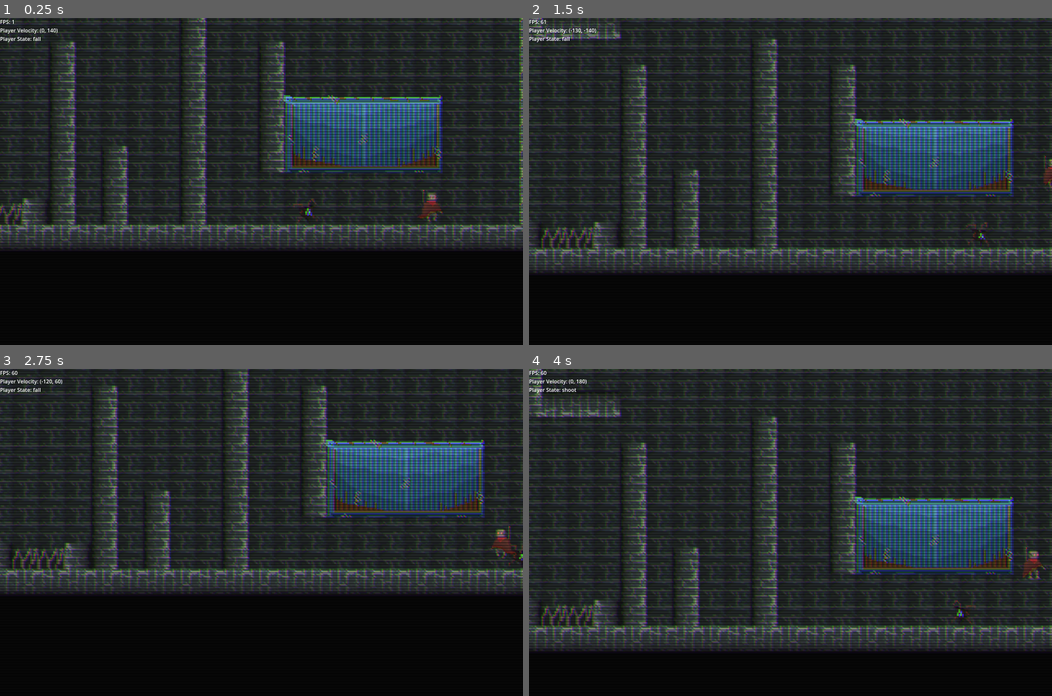
Above: before the commit, frames 1-4 (two rows, left to right).
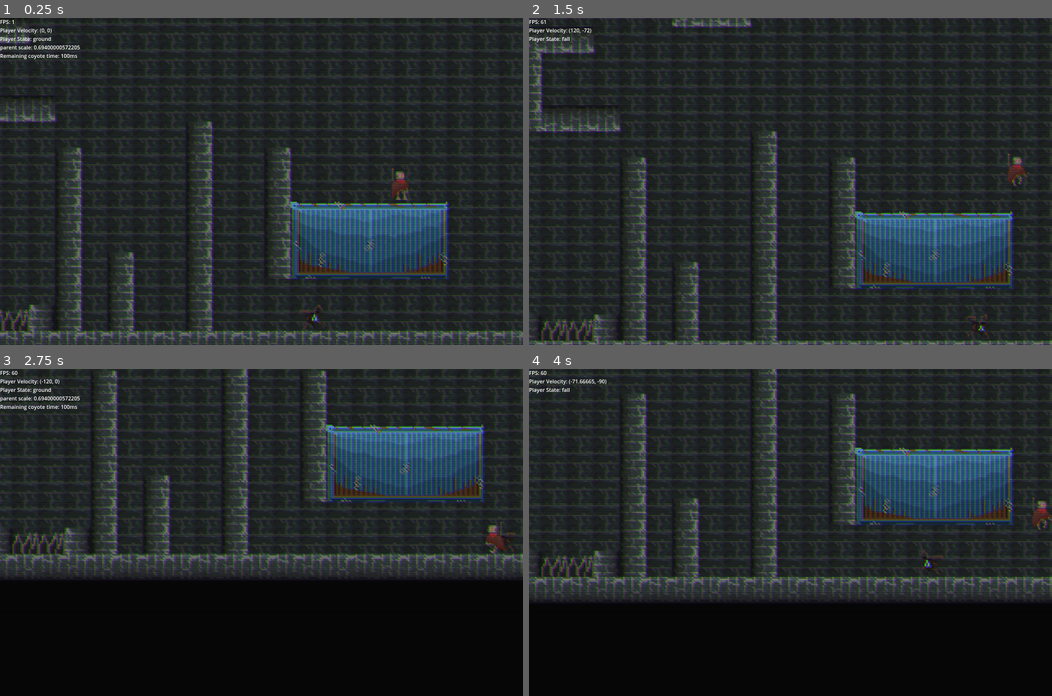
Above: after the commit, the same moments.

Repository: Rowan-Nag/Metroidvania
Game: Godot game, scene res://Main.tscn
The game is run twice, just before and just after one commit, with the same random seed, the same clock (stepped at 60 frames per second) and the same inputs.
Inputs (mouse positions are in pixels of both pictures, inside the frame that each line leads up to):
- Up to frame 1 (0.25 s): no input
- Up to frame 2 (1.5 s): move the mouse to (905, 165) at 0.52 s; hold Space (Jump) 0.53-1.28 s; hold D (Right) from 0.53 s (still down); click (905, 165) at 0.6 s; move the mouse to (685, 197) at 1.27 s; tap Space (Jump) at 1.35 s
- Up to frame 3 (2.75 s): tap Space (Jump) at 1.52, 1.82 s; click (156, 548) at 1.55 s; move the mouse to (313, 460) at 2.02 s; release D (Right) at 2.03 s; hold A (Left) from 2.03 s (still down); hold Space (Jump) from 2.03 s (still down); click (313, 460) at 2.1 s
- Up to frame 4 (4 s): move the mouse to (764, 597) at 2.77 s; release A (Left) at 2.78 s; release Space (Jump) at 2.78 s; hold D (Right) from 2.78 s (still down); tap Shift (Dash) at 2.85 s; tap Space (Jump) at 3.02, 3.32, 3.77, 3.8 s; click (764, 597) at 3.05 s; move the mouse to (947, 581) at 3.52 s; hold Right mouse button (Rocket) from 3.53 s (still down)

The runs differ from the first frame. In frame 1, 55% of the frame differs, in the area x 0-100%, y 0-100%; in frame 2, 49%; in frame 3, 27%; in frame 4, 41%.

Commit message:
added multiattack (currently missing animations)

Diff:
--- a/Main.tscn
+++ b/Main.tscn
@@ -12,7 +12,7 @@
 
 [sub_resource type="ShaderMaterial" id="ShaderMaterial_b58oq"]
 shader = ExtResource("8_8uuey")
-shader_parameter/scanline_count = 120.0
+shader_parameter/scanline_count = 190.0
 
 [sub_resource type="Animation" id="Animation_bhwx3"]
 resource_name = "fade_in"
@@ -66,7 +66,7 @@
 follow_viewport_enabled = true
 script = ExtResource("2_oe6uh")
 
-[node name="ColorRect" type="ColorRect" parent="Game"]
+[node name="Scanlines" type="ColorRect" parent="Game"]
 z_index = 5
 material = SubResource("ShaderMaterial_b58oq")
 offset_left = -977.0
@@ -111,8 +111,8 @@
 bound_by_bottom = false
 
 [node name="Player" parent="Game" instance=ExtResource("2_lx8fk")]
-position = Vector2(341, 12)
-scale = Vector2(0.693916, 0.618343)
+position = Vector2(322, -49)
+scale = Vector2(0.694, 0.618)
 drag = 500
 acceleration = 700
 moveSpeed = 120
@@ -142,8 +142,8 @@
 }
 
 [connection signal="body_exited" from="Game/Coast/Level/Foreground/Safe_Marker" to="Game/Coast/Level/Foreground/Safe_Marker" method="_on_body_exited"]
-[connection signal="body_exited" from="Game/Coast/Level/Foreground/@Area2D@122030" to="Game/Coast/Level/Foreground/@Area2D@122030" method="_on_body_exited"]
-[connection signal="body_exited" from="Game/Coast/Level/Foreground/@Area2D@122031" to="Game/Coast/Level/Foreground/@Area2D@122031" method="_on_body_exited"]
-[connection signal="body_exited" from="Game/Coast/Level/Foreground/@Area2D@122032" to="Game/Coast/Level/Foreground/@Area2D@122032" method="_on_body_exited"]
-[connection signal="body_exited" from="Game/Coast/Level/Foreground/@Area2D@122033" to="Game/Coast/Level/Foreground/@Area2D@122033" method="_on_body_exited"]
-[connection signal="body_exited" from="Game/Coast/Level/Foreground/@Area2D@122034" to="Game/Coast/Level/Foreground/@Area2D@122034" method="_on_body_exited"]
+[connection signal="body_exited" from="Game/Coast/Level/Foreground/@Area2D@166404" to="Game/Coast/Level/Foreground/@Area2D@166404" method="_on_body_exited"]
+[connection signal="body_exited" from="Game/Coast/Level/Foreground/@Area2D@166405" to="Game/Coast/Level/Foreground/@Area2D@166405" method="_on_body_exited"]
+[connection signal="body_exited" from="Game/Coast/Level/Foreground/@Area2D@166406" to="Game/Coast/Level/Foreground/@Area2D@166406" method="_on_body_exited"]
+[connection signal="body_exited" from="Game/Coast/Level/Foreground/@Area2D@166407" to="Game/Coast/Level/Foreground/@Area2D@166407" method="_on_body_exited"]
+[connection signal="body_exited" from="Game/Coast/Level/Foreground/@Area2D@166408" to="Game/Coast/Level/Foreground/@Area2D@166408" method="_on_body_exited"]
--- a/Player Scenes/attack1.tscn
+++ b/Player Scenes/attack1.tscn
@@ -50,9 +50,12 @@
 size = Vector2(28.7812, 31.6406)
 
 [node name="Attack" type="AnimatedSprite2D"]
-position = Vector2(42, 1.19209e-07)
+position = Vector2(3, 0)
 sprite_frames = SubResource("SpriteFrames_xj7qa")
 autoplay = "default"
+frame = 4
+frame_progress = 1.0
+offset = Vector2(28, 2.08165e-12)
 script = ExtResource("2_r4t7h")
 
 [node name="Area2D" type="Area2D" parent="."]
--- a/Player Scenes/player.tscn
+++ b/Player Scenes/player.tscn
@@ -728,6 +728,124 @@
 [sub_resource type="RectangleShape2D" id="RectangleShape2D_wf78i"]
 size = Vector2(14.66, 29.2474)
 
+[sub_resource type="Animation" id="Animation_j4g8i"]
+resource_name = "attack1"
+step = 0.016
+tracks/0/type = "value"
+tracks/0/imported = false
+tracks/0/enabled = true
+tracks/0/path = NodePath(".:canAttackAgain")
+tracks/0/interp = 1
+tracks/0/loop_wrap = true
+tracks/0/keys = {
+"times": PackedFloat32Array(0, 0.16, 0.528, 0.544),
+"transitions": PackedFloat32Array(1, 1, 1, 1),
+"update": 1,
+"values": [false, true, true, false]
+}
+tracks/1/type = "value"
+tracks/1/imported = false
+tracks/1/enabled = true
+tracks/1/path = NodePath(".:attackFinished")
+tracks/1/interp = 1
+tracks/1/loop_wrap = true
+tracks/1/keys = {
+"times": PackedFloat32Array(0, 0.555373),
+"transitions": PackedFloat32Array(1, 1),
+"update": 1,
+"values": [false, true]
+}
+tracks/2/type = "method"
+tracks/2/imported = false
+tracks/2/enabled = true
+tracks/2/path = NodePath(".")
+tracks/2/interp = 1
+tracks/2/loop_wrap = true
+tracks/2/keys = {
+"times": PackedFloat32Array(0),
+"transitions": PackedFloat32Array(1),
+"values": [{
+"args": ["attack"],
+"method": &"play_animation"
+}]
+}
+tracks/3/type = "method"
+tracks/3/imported = false
+tracks/3/enabled = true
+tracks/3/path = NodePath(".")
+tracks/3/interp = 1
+tracks/3/loop_wrap = true
+tracks/3/keys = {
+"times": PackedFloat32Array(0.128),
+"transitions": PackedFloat32Array(1),
+"values": [{
+"args": [],
+"method": &"attack"
+}]
+}
+
+[sub_resource type="Animation" id="Animation_s42jm"]
+resource_name = "attack2"
+step = 0.016
+tracks/0/type = "value"
+tracks/0/imported = false
+tracks/0/enabled = true
+tracks/0/path = NodePath(".:canAttackAgain")
+tracks/0/interp = 1
+tracks/0/loop_wrap = true
+tracks/0/keys = {
+"times": PackedFloat32Array(0, 0.48, 0.528, 0.544),
+"transitions": PackedFloat32Array(1, 1, 1, 1),
+"update": 1,
+"values": [false, true, true, false]
+}
+tracks/1/type = "value"
+tracks/1/imported = false
+tracks/1/enabled = true
+tracks/1/path = NodePath(".:attackFinished")
+tracks/1/interp = 1
+tracks/1/loop_wrap = true
+tracks/1/keys = {
+"times": PackedFloat32Array(0, 0.576),
+"transitions": PackedFloat32Array(1, 1),
+"update": 1,
+"values": [false, true]
+}
+tracks/2/type = "method"
+tracks/2/imported = false
+tracks/2/enabled = true
+tracks/2/path = NodePath(".")
+tracks/2/interp = 1
+tracks/2/loop_wrap = true
+tracks/2/keys = {
+"times": PackedFloat32Array(0),
+"transitions": PackedFloat32Array(1),
+"values": [{
+"args": ["jump"],
+"method": &"play_animation"
+}]
+}
+tracks/3/type = "method"
+tracks/3/imported = false
+tracks/3/enabled = true
+tracks/3/path = NodePath(".")
+tracks/3/interp = 1
+tracks/3/loop_wrap = true
+tracks/3/keys = {
+"times": PackedFloat32Array(0.192),
+"transitions": PackedFloat32Array(1),
+"values": [{
+"args": [Color(0.972549, 0.933333, 0.176471, 1)],
+"method": &"attack"
+}]
+}
+
+[sub_resource type="AnimationLibrary" id="AnimationLibrary_46o5h"]
+_data = {
+"attack1": SubResource("Animation_j4g8i"),
+"attack2": SubResource("Animation_s42jm")
+}
+
 [sub_resource type="Curve" id="Curve_w8qbk"]
 min_value = -4.0
 max_value = 4.0
@@ -810,7 +928,7 @@
 }
 
 [node name="Player" type="CharacterBody2D"]
-position = Vector2(-1, -1)
+position = Vector2(-2.38419e-07, 0)
 scale = Vector2(0.613918, 0.547057)
 collision_layer = 2
 collision_mask = 17
@@ -824,7 +942,7 @@
 jumpBufferTime = 0.032
 
 [node name="AttackCooldown" type="Timer" parent="."]
-wait_time = 0.4
+wait_time = 0.5
 one_shot = true
 autostart = true
 
@@ -834,7 +952,7 @@
 autostart = true
 
 [node name="AnimatedSprite2D" type="AnimatedSprite2D" parent="."]
-position = Vector2(6.51553, 7.31186)
+position = Vector2(1.34006, -2.27963)
 sprite_frames = SubResource("SpriteFrames_ydj5b")
 animation = &"idle"
 
@@ -846,7 +964,7 @@
 metadata/_edit_group_ = true
 
 [node name="CollisionShape2D" type="CollisionShape2D" parent="."]
-position = Vector2(7.32998, 9.13982)
+position = Vector2(2.15451, -0.451672)
 shape = SubResource("RectangleShape2D_wf78i")
 metadata/_edit_group_ = true
 
@@ -861,15 +979,15 @@
 autostart = true
 
 [node name="RayRight" type="RayCast2D" parent="."]
-position = Vector2(4.88665, 7.31185)
+position = Vector2(-0.288818, -2.27964)
 target_position = Vector2(14.6599, 0)
 
 [node name="RayLeft" type="RayCast2D" parent="."]
-position = Vector2(4.88665, 7.31185)
+position = Vector2(-0.288818, -2.27964)
 target_position = Vector2(-16.2888, 0)
 
 [node name="RayDown" type="RayCast2D" parent="."]
-position = Vector2(3.25776, 21.9356)
+position = Vector2(-1.91771, 12.3441)
 target_position = Vector2(-4.76837e-07, 3.65593)
 
 [node name="jumpBufferTimer" type="Timer" parent="."]
@@ -898,8 +1016,13 @@
 [node name="attack" type="Node" parent="state_machine"]
 script = ExtResource("12_x4vra")
 attack_rate = 1.8
-frames_after_attack = 3
+frames_after_attack = 30
 airDragMultiplier = 0.3
+
+[node name="AttackAnimationPlayer" type="AnimationPlayer" parent="state_machine/attack"]
+libraries = {
+"": SubResource("AnimationLibrary_46o5h")
+}
 
 [node name="wallcling" type="Node" parent="state_machine"]
 script = ExtResource("13_r3n26")
--- a/Scripts/Enemies & States/Enemy.gd
+++ b/Scripts/Enemies & States/Enemy.gd
@@ -54,6 +54,7 @@
 
 func take_damage(damage : float, knockbackDir: float = 0):
 #	print(health)
+
 	health -= damage
 	knockback(knockbackDir)
 	if(health <= 0):
--- a/Scripts/Enemies & States/EnemyPatrolState.gd
+++ b/Scripts/Enemies & States/EnemyPatrolState.gd
@@ -23,7 +23,7 @@
 		var waitAnim : AnimationPlayer = get_node("AnimationPlayer")
 		waitAnim.pause()
 		var offset = (randf() * 4)
-		print(offset)
+		#print(offset)
 		await get_tree().create_timer(offset).timeout #We offset it by 1-2 seconds (at random) to add variation.
 		waitAnim.play()
 
--- a/Scripts/Player/PlayerAttack.gd
+++ b/Scripts/Player/PlayerAttack.gd
@@ -3,6 +3,7 @@
 @export var fall_state : State
 @export var ground_state : State
 
+@export var maxAttacks : int = 3
 @export_range(0.1, 4) var attack_rate : float = 1
 ## @export var frames_before_attack : int = 1
 @export var frames_after_attack : int = 1
@@ -12,33 +13,53 @@
 @export var airDragMultiplier: float = 1
 @export var accelerationMultiplier: float = 1
 @export var moveSpeedMultiplier: float = 1
+
+@export_category("Animation Properties. Don't edit.")
+var attackNum = 1
+var attackBuffered : bool = false
+@export var canAttackAgain : bool = false
+@export var attackFinished = false
+
+@onready var attackPropertyAnimation : AnimationPlayer = $AttackAnimationPlayer
+
 var inputDir: float
 var gravity = ProjectSettings.get_setting("physics/2d/default_gravity") * gravityMultiplier
 
 @onready var attack1 = preload("res://Player Scenes/attack1.tscn")
+
 var direction: float = 1
-var attackFinished = false
 
 func enter() -> void:
 	super()
 	ground_state = parent.ground_state
 	fall_state = parent.fall_state
-	attackFinished = false
-	direction = sign(parent.animations.scale.x)
+	#attackFinished = false
+	#direction = sign(parent.animations.scale.x)
+	attackNum = 1 # resetting to defaults
+	attackFinished = false;
+	canAttackAgain = false;
+	attackBuffered = false;
+
 	parent.animations.speed_scale = attack_rate
+	attackPropertyAnimation.seek(0)
+	attackPropertyAnimation.play("attack1")
 
-	play_animation("attack")
-	attack()
-	await get_tree().create_timer((frames_after_attack) / (60.0)).timeout
-	attackFinished = true
+	#play_animation("attack")
+	#attack()
+	#await get_tree().create_timer((frames_after_attack) / (60.0)).timeout
+	#attackFinished = true
 
 func exit() -> void:
 	parent.animations.speed_scale = 1 # resetting it to default
+	attackNum = 1
+	attackFinished = false;
+	canAttackAgain = false;
+	attackBuffered = false;
 
 func process_input(event: InputEvent) -> State:
 	# No inputs while attacking
-
-
+	if (Input.is_action_just_pressed("Attack")):
+		attackBuffered = true
 
 
 
@@ -51,7 +72,8 @@
 	var maxSpeed = parent.moveSpeed * moveSpeedMultiplier
 	inputDir = Input.get_axis("Left", "Right")
 
-
+	if (inputDir):
+		attackBuffered = false #This stops player from sliding while multi-attacking. Remove if wanted.
 
 	if(inputDir and parent.is_on_floor()):
 
@@ -71,8 +93,24 @@
 
 	parent.move_and_slide()
 
+	Global.set_debug_text("canAttackAgain: " + str(canAttackAgain))
+
 	# State switches
-	if(attackFinished):
+	if (attackBuffered and canAttackAgain):
+		print("ANOTHER ATTACK")
+		parent.attackCooldown.start()
+		attackBuffered = false
+		if(attackNum == 1):
+			attackPropertyAnimation.play('attack2')
+
+			attackNum = 2
+		elif(attackNum == 2):
+			attackPropertyAnimation.play('attack1')
+			attackNum = 3
+
+	if (attackFinished):
+		attackNum = 1;
+		attackFinished = false
 		if(parent.is_on_floor()):
 			return ground_state
 		else:
@@ -81,13 +119,14 @@
 	return null
 
 
-func attack():
+func attack(modulate : Color = Color.WHITE):
 	Global.screen_shake()
 	parent.attackCooldown.start()
 	var attack : AnimatedSprite2D = attack1.instantiate()
 	attack.speed_scale = attack_rate
 	parent.add_child(attack)
 
+	attack.modulate = modulate
+
 	if(sign(parent.animations.scale.x) < 0):
 		attack.scale.x = -attack.scale.x
-		attack.position.x = -20
--- a/Scripts/Player/PlayerFall.gd
+++ b/Scripts/Player/PlayerFall.gd
@@ -61,7 +61,7 @@
 
 	# Animations
 	if(inputDir != 0):
-		parent.animations.scale.x = sign(inputDir)*abs(parent.animations.scale.x)
+		parent.animations.scale.x = sign(inputDir) * abs(parent.animations.scale.x)
 	#if(inputDir == 0):
 		#play_animation("idle")
 	#else:
--- a/Scripts/Player/PlayerGround.gd
+++ b/Scripts/Player/PlayerGround.gd
@@ -30,7 +30,6 @@
 	if Input.is_action_just_pressed('Dash'):
 		return dash_state
 	if Input.is_action_just_pressed("Attack") and parent.attackCooldown.is_stopped():
-		print(parent.attackCooldown.time_left)
 		return attack_state
 	if Input.is_action_just_pressed("Shield"):
 		return shield_state
@@ -74,11 +73,12 @@
 				#print("bad")
 
 	# Animations
+	Global.set_debug_text("parent scale: " + str(parent.scale.x))
 	if(inputDir == 0):
 		play_animation("idle")
 	else:
 		play_animation("walk")
-		parent.animations.scale.x = sign(inputDir)*abs(parent.animations.scale.x)
+		parent.animations.scale.x = sign(inputDir) * abs(parent.animations.scale.x)
 
 	# State switches
 	if(parent.is_on_floor()):
--- a/Scripts/State.gd
+++ b/Scripts/State.gd
@@ -18,6 +18,6 @@
 func process_physics(delta: float) -> State:
 	return null
 
-func play_animation(animation) -> void:
+func play_animation(animation : String) -> void:
 	if parent.animations:
 		parent.animations.play(animation)
Not shown: 1 places in Player Scenes/player.tscn that only renumber resources
